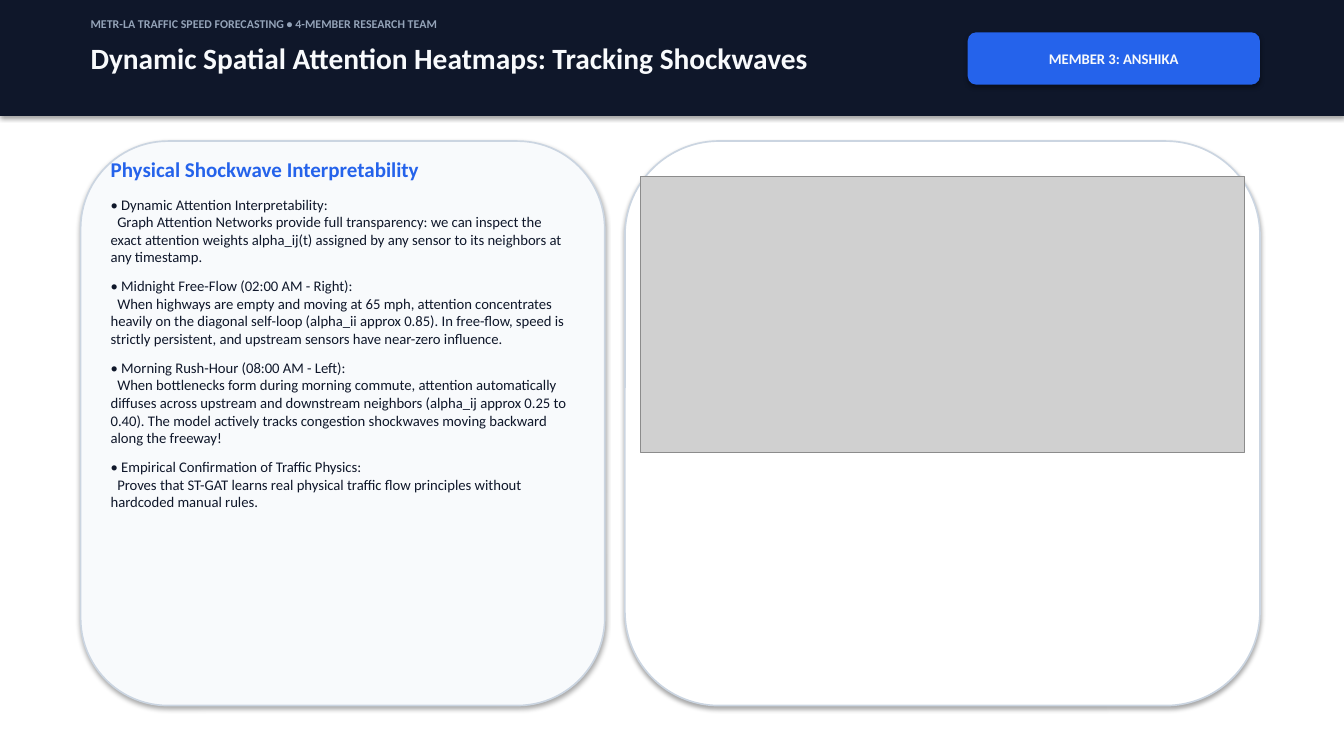
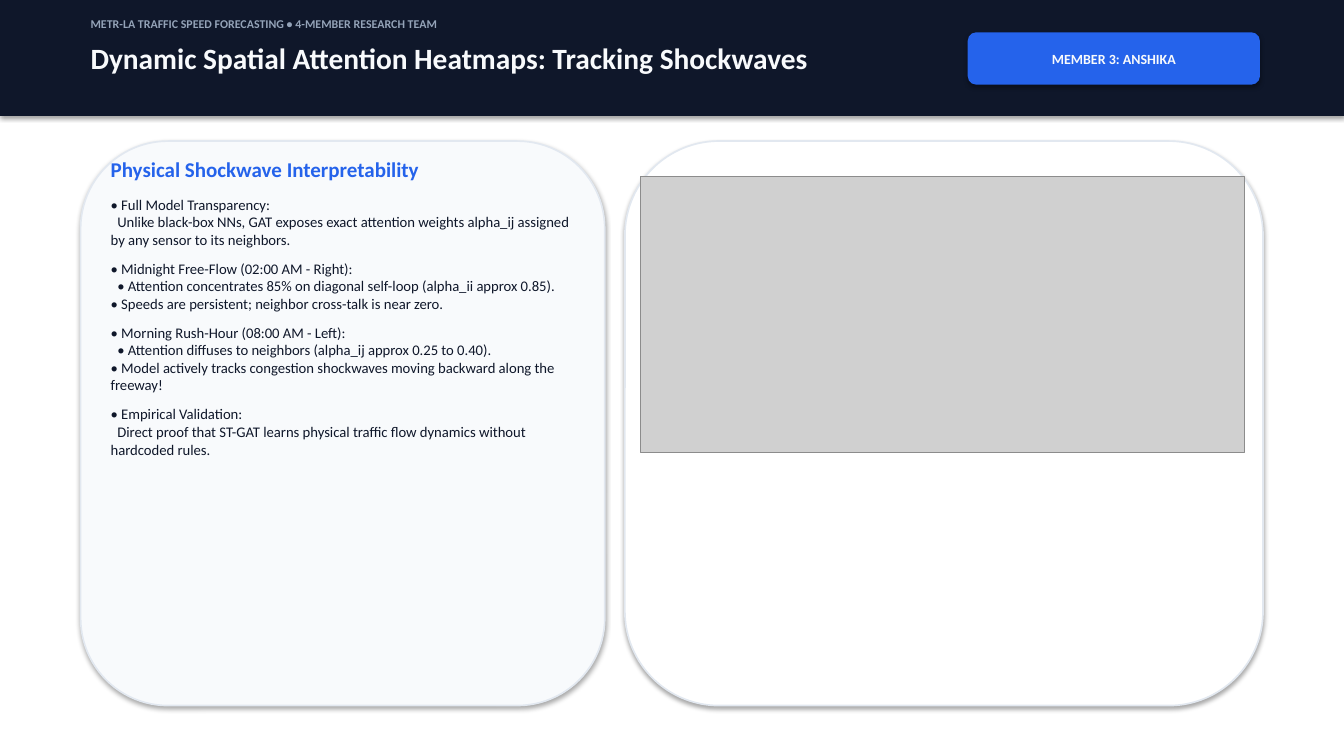
Before and after one commit to Ankit35027/AML_-PROJECT_PHASE-1, a slide deck: slide 6 of imp_DOCS/Phase2_ST_GAT_Presentation.pptx. Drawn at 1344x756 pixels with LibreOffice and Linux fonts; fonts in the diff are those of the drawing; grey boxes stand for pictures. Boxes give left, top, right and bottom in pixels: in the first picture for what was removed or moved away, otherwise in the second. Text is boxed around its words. In the diff, an @@ line names an element or a change of style, - is before the commit and + after.

Commit message:
[samriddhi-techy] style(presentation): streamline deck to punchy visual cards, remove long text walls, and update Hinglish script

```diff
--- a/imp_DOCS/Phase2_ST_GAT_Presentation.pptx
+++ b/imp_DOCS/Phase2_ST_GAT_Presentation.pptx
@@ rounded rectangle "MEMBER 3: ANSHIKA" at (968,32,1260,85): size 10.5 to 10 pt @@
@@ rounded rectangle at (81,141,605,706): outline #CBD5E1 1.2 pt to #E2E8F0 1.2 pt @@
@@ rounded rectangle at (625,141,1263,706): outline #CBD5E1 1.2 pt to #E2E8F0 1.2 pt @@
@@ text at (111,199,569,455): text changed @@
-• Dynamic Attention Interpretability:
-Graph Attention Networks provide full transparency: we can inspect the exact attention weights alpha_ij(t) assigned by any sensor to its neighbors at any timestamp.
-• Midnight Free-Flow (02:00 AM - Right):
-When highways are empty and moving at 65 mph, attention concentrates heavily on the diagonal self-loop (alpha_ii approx 0.85). In free-flow, speed is strictly persistent, and upstream sensors have near-zero influence.
-• Morning Rush-Hour (08:00 AM - Left):
-When bottlenecks form during morning commute, attention automatically diffuses across upstream and downstream neighbors (alpha_ij approx 0.25 to 0.40). The model actively tracks congestion shockwaves moving backward along the freeway!
-• Empirical Confirmation of Traffic Physics:
-Proves that ST-GAT learns real physical traffic flow principles without hardcoded manual rules.
+• Full Model Transparency:
+Unlike black-box NNs, GAT exposes exact attention weights alpha_ij assigned by any sensor to its neighbors.
+• Midnight Free-Flow (02:00 AM - Right):
+• Attention concentrates 85% on diagonal self-loop (alpha_ii approx 0.85).
+• Speeds are persistent; neighbor cross-talk is near zero.
+• Morning Rush-Hour (08:00 AM - Left):
+• Attention diffuses to neighbors (alpha_ij approx 0.25 to 0.40).
+• Model actively tracks congestion shockwaves moving backward along the freeway!
+• Empirical Validation:
+Direct proof that ST-GAT learns physical traffic flow dynamics without hardcoded rules.
```
Also in this commit, not shown: 8 other slides changed, 2 other files.
